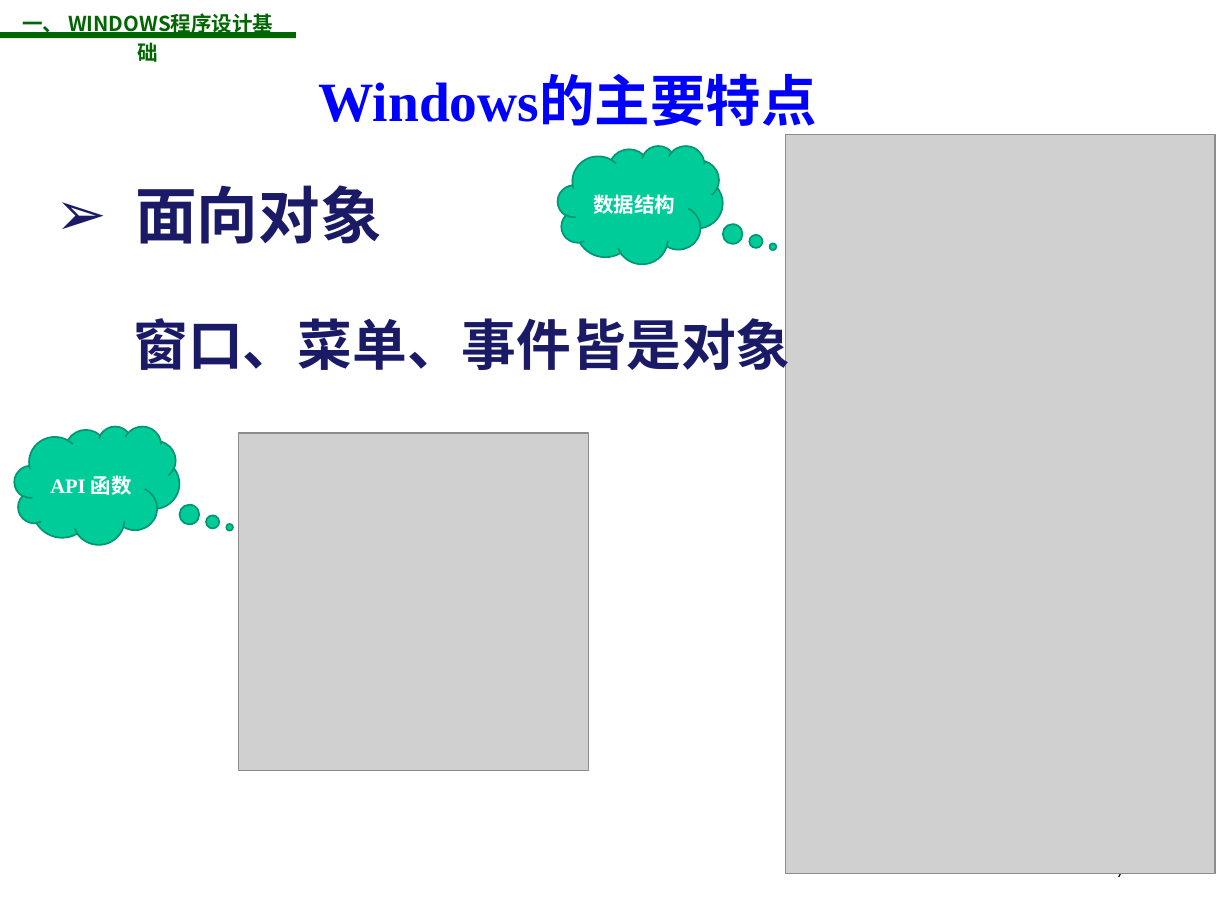
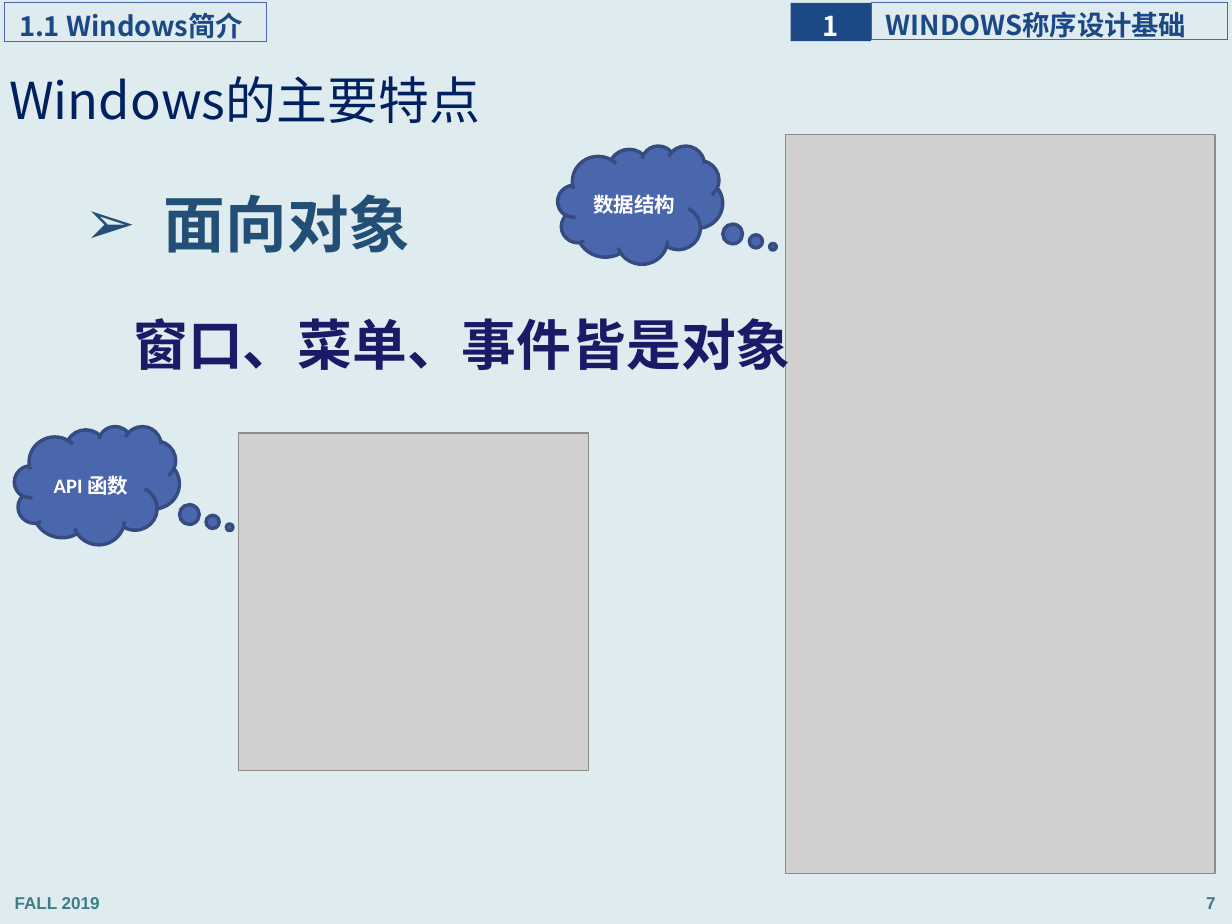
Before and after one commit to jichenghu/ppt_programmingWindows, a slide deck: slide 7 of programmingWindows_1.pptx. Drawn at 1232x924 pixels with LibreOffice and Linux fonts; fonts in the diff are those of the drawing; grey boxes stand for pictures; background and template pictures are left out. Boxes give left, top, right and bottom in pixels: in the first picture for what was removed or moved away, otherwise in the second. Text is boxed around its words. In the diff, an @@ line names an element or a change of style, - is before the commit and + after.

```diff
--- a/programmingWindows_1.pptx
+++ b/programmingWindows_1.pptx
@@ background picture (left out) to #DEECEF @@
@@ rectangle added at bbox=[5, 2, 267, 42], outline #4A66AC 0.75 pt, 16 pt, text #1C4885, bold @@
+1.1 Windows简介
@@ text removed at bbox=[22, 21, 63, 37] @@
-一、 WINDOWS程序设计基础
@@ rectangle added at bbox=[791, 2, 871, 41], fill #1C4885, 16 pt, text #FFFFFF, bold @@
+1
@@ rectangle added at bbox=[871, 2, 1227, 39], outline #4A66AC 0.75 pt, 16 pt, text #1C4885, bold @@
+WINDOWS称序设计基础
@@ line removed from (0, 34) to (296, 34) @@
@@ title "Windows的主要特点": place and size @@
-title "Windows的主要特点" at bbox=[318, 78, 816, 126]
+title "Windows的主要特点" at bbox=[9, 76, 480, 123]
@@ title "Windows的主要特点" at bbox=[9, 76, 480, 123]: size 32.4 to 29.7 pt, font Times New Roman to Noto Sans CJK SC, text colour #0000FF to #002060, bold off; alignment centre to left; line spacing 1 to 0.9 @@
@@ thought cloud "数据结构" at bbox=[558, 145, 723, 264]: font Times New Roman to Calibri; fill #00CC99 to #4A66AC; outline #009771 1 pt to #374B7F 2 pt @@
@@ text "面向对象": place and size @@
-text "面向对象" at bbox=[135, 185, 381, 244]
+text "面向对象" at bbox=[164, 194, 410, 253]
@@ text "面向对象" at bbox=[164, 194, 410, 253]: text colour #191966 to #234F77; indent changed; line spacing 1 to 0.9 @@
@@ thought cloud "API 函数" at bbox=[15, 426, 180, 545]: font Times New Roman to Calibri; fill #00CC99 to #4A66AC; outline #009771 1 pt to #374B7F 2 pt @@
@@ text added at bbox=[15, 897, 100, 909], 10 pt, text #417B85, bold @@
+FALL 2019
@@ page number removed at bbox=[1115, 873, 1127, 883] @@
-7
@@ page number added at bbox=[1206, 897, 1216, 909], 10 pt, text #417B85, bold @@
+7
```
Also in this commit, not shown: 53 other slides changed, 2 slides added, 1 slide removed, 3 other files.
